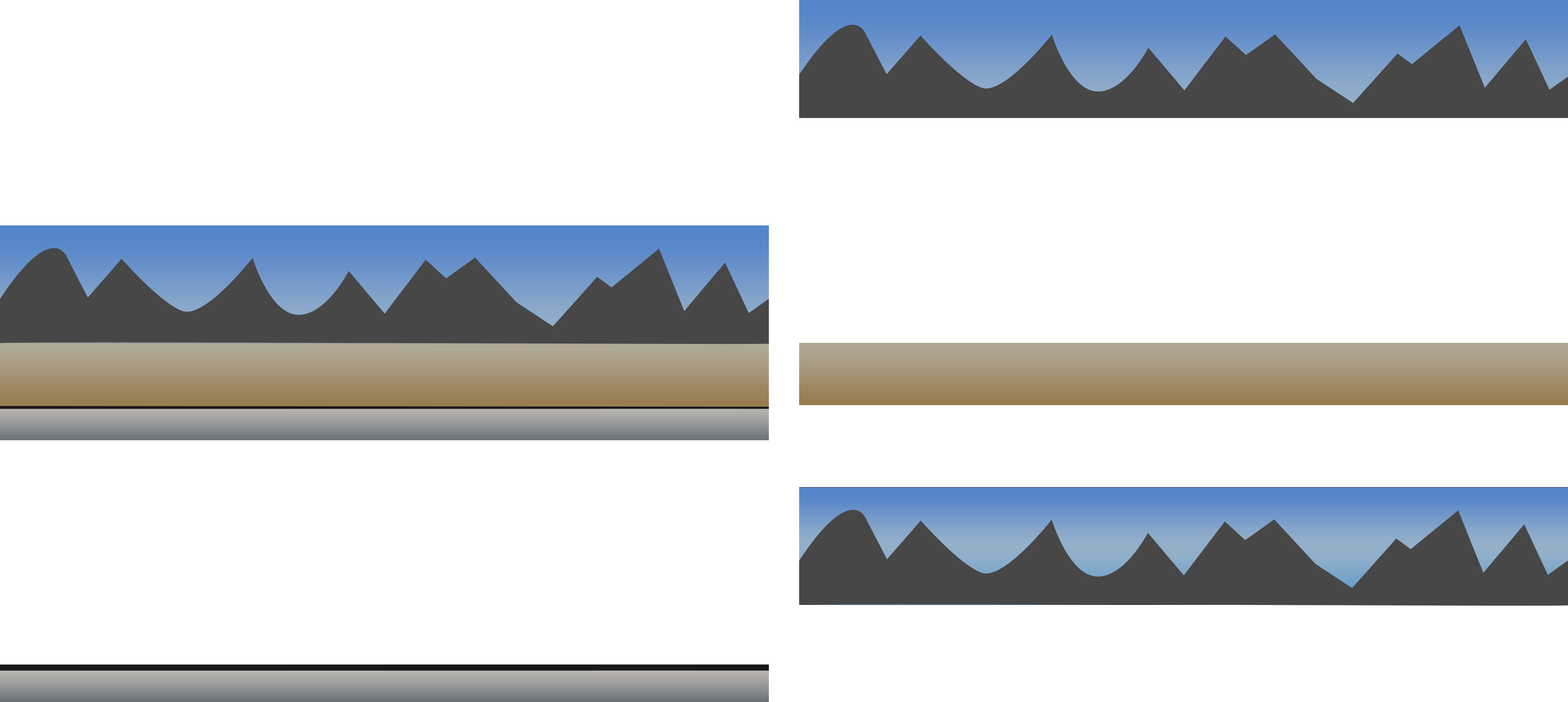
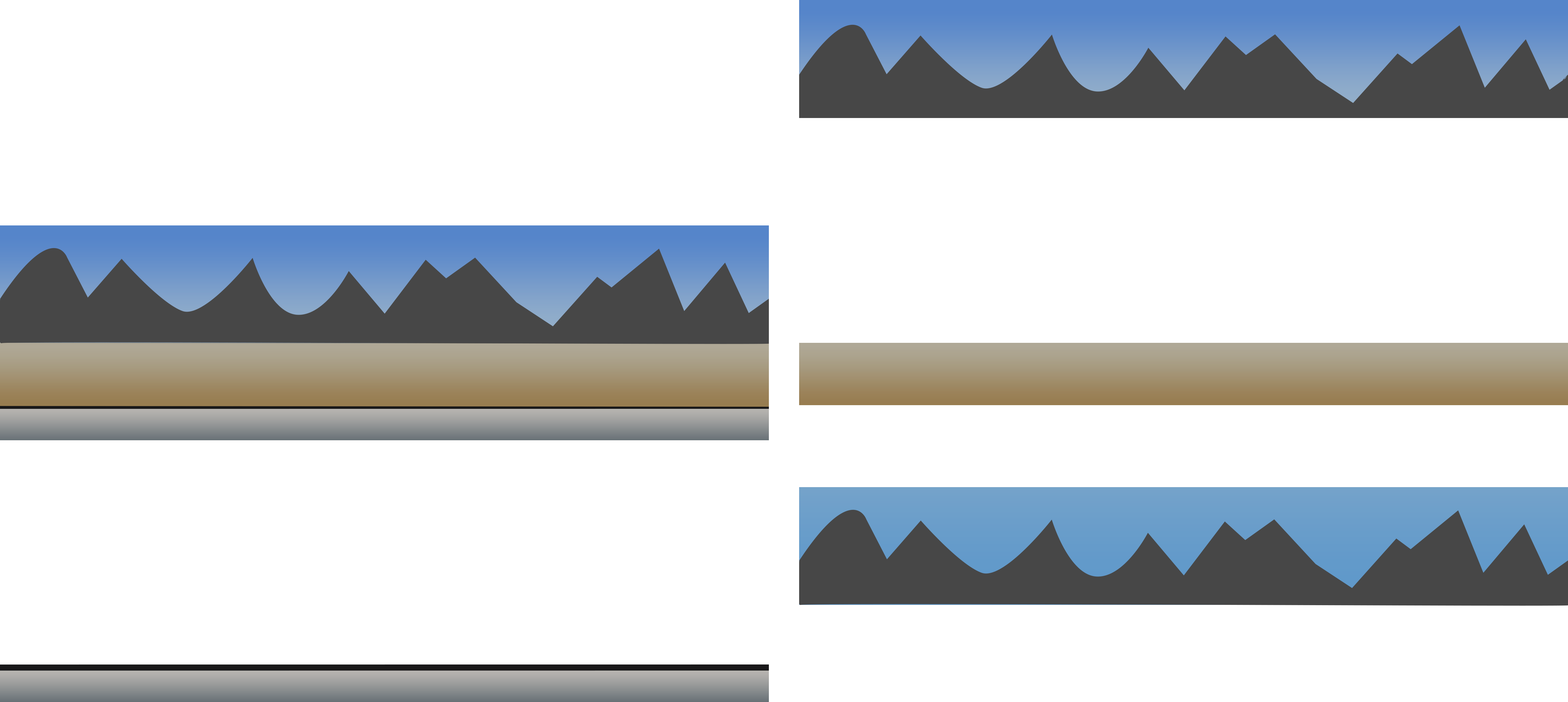
Revision of a layered 1568x702 image; what changed, layer by layer:
painted on "sky" (1st of 3, in "bg-mountains-sky") over [1562,74,1568,81]
added layer "Layer 2" in group "bg-full copy" over [1562,74,1568,81]
added layer "Shape 3" in group "bg-full copy" over [1564,75,1568,80]
